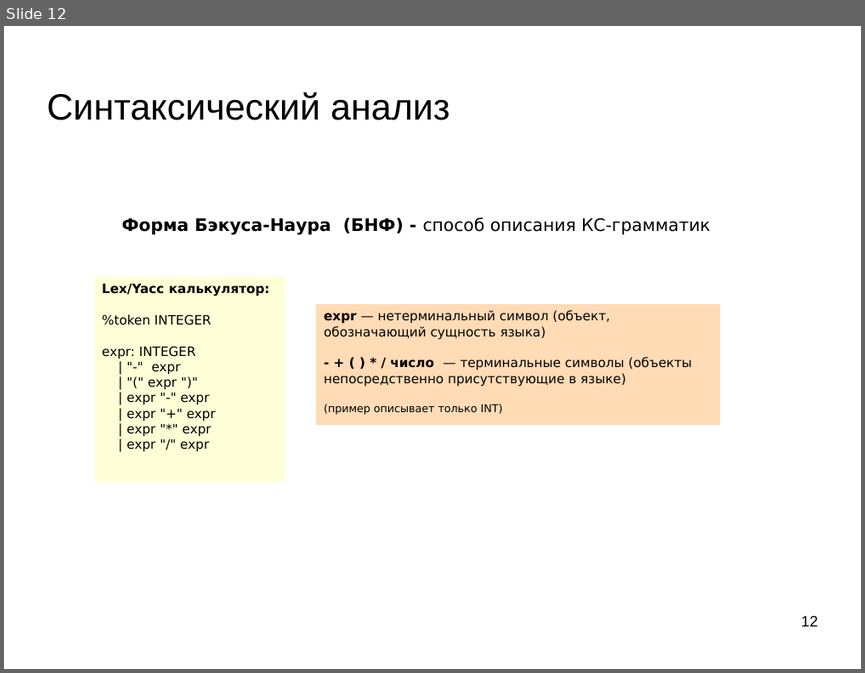
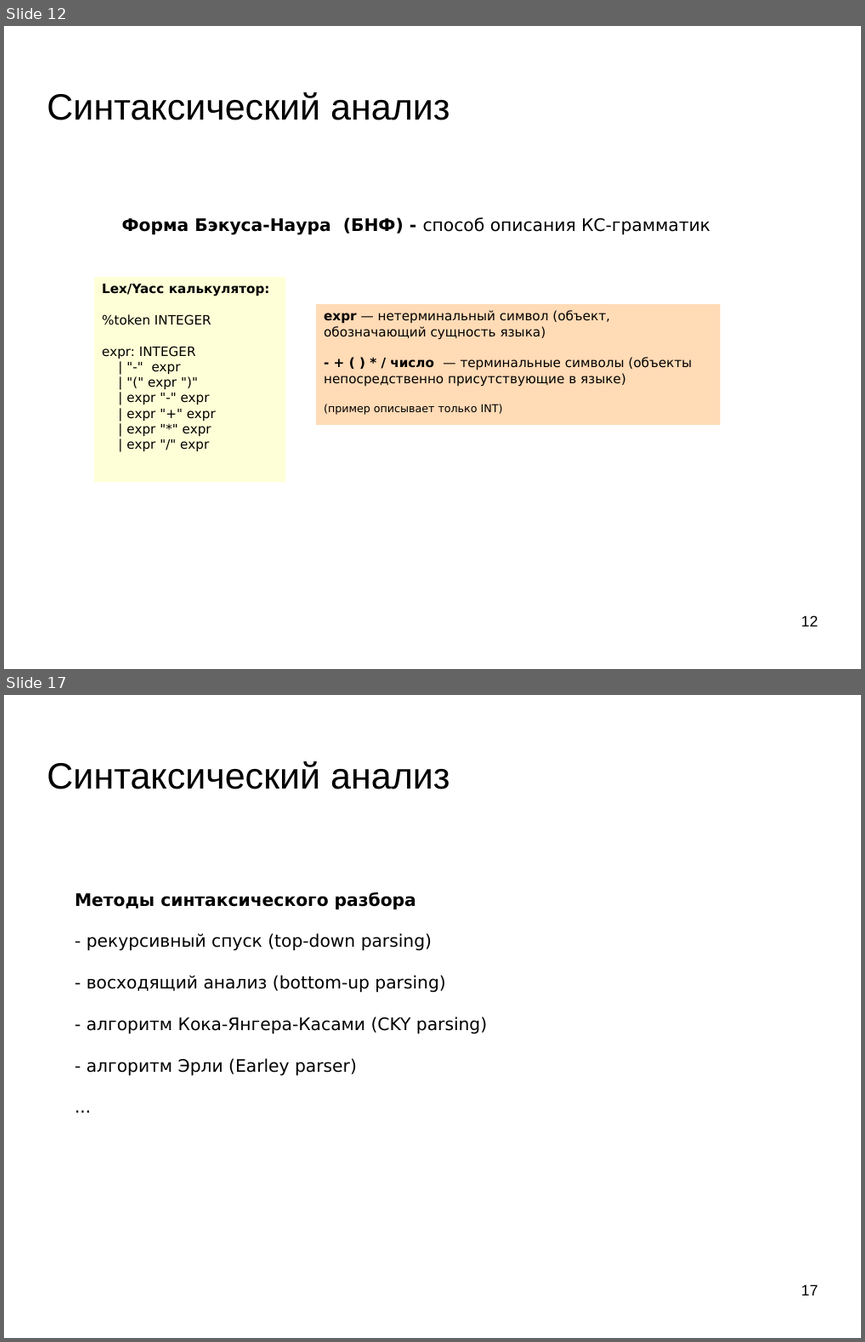
Before and after one commit to mechanoid5/ml_nlp_2022, a slide deck: 07-synt-grammar.odp. Shown one above the other, each under a label of ours: slide 12 before the commit, slides 12 and 17 after it; the slides between them are not shown. The pictures are 865x673 and 865x1342 pixels, drawn with LibreOffice and Linux fonts; fonts in the diff are those of the drawing; background and template pictures are left out. Boxes give left, top, right and bottom in pixels: in the first picture for what was removed or moved away, otherwise in the second. Text is boxed around its words. In the diff, an @@ line names an element or a change of style, - is before the commit and + after.

```diff
--- a/07-synt-grammar.odp
+++ b/07-synt-grammar.odp
@@ slide 17 added at box(4, 695, 861, 1338), background picture (left out) @@
@@ title added at box(46, 761, 450, 789), 33.9 pt, text #000000 @@
+Синтаксический анализ
@@ text added at box(75, 892, 487, 1076), 16 pt, text #000000 @@
+Методы синтаксического разбора
+- рекурсивный спуск (top-down parsing)
+- восходящий анализ (bottom-up parsing)
+- алгоритм Кока-Янгера-Касами (CKY parsing)
+- алгоритм Эрли (Earley parser)
+...
@@ page number added at box(801, 1284, 818, 1295), 14 pt, text #000000 @@
+17
```
Also in this commit, not shown: 1 slide changed, 8 other slides added, 1 slide removed, 1 other file.
